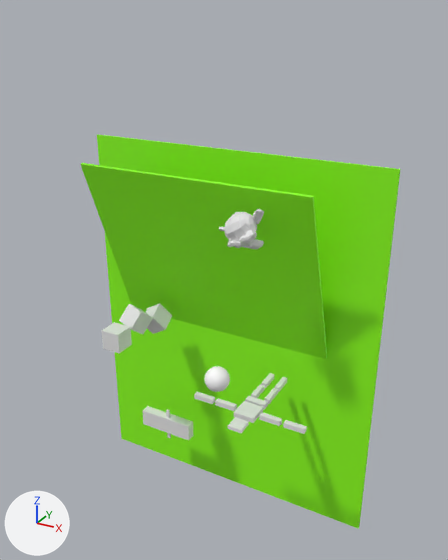
A saved change to the glTF model assets/game.glb.
Both versions are drawn from a 50 mm camera at (27.3, -50.6, 31.7) aimed at (1.9, -4.5, 8.7). The axes (+X, +Y, +Z) are drawn at lower left. The lights are the same throughout. Where no turn or scale is listed for an object, it has been applied to the vertices.

Script lines for the objects in view, before the commit:
```python
ob_ground = bpy.data.objects.new('ground', me_cube)
ob_ground.location = (-0.24, 0.73, -0.02)
ob_ground.scale = (15.8, 0.13, 19.5)
ob_ground_001 = bpy.data.objects.new('ground.001', me_cube)
ob_ground_001.location = (-1.1, -2.55, 9.07)
ob_ground_001.rotation_euler = (0.349, 0.0, 0.0)  # degrees (20, 0, 0)
ob_ground_001.scale = (11.7, 0.13, 9.67)
ob_player = bpy.data.objects.new('player', me_sphere)
ob_player.location = (6.7, -14.31, 4.95)
ob_player.rotation_euler = (1.082, -1.341, 0.971)  # degrees (62, -77, 56)
ob_pole_1_001 = bpy.data.objects.new('pole_1.001', me_cube_001)
ob_pole_1_001.location = (-7.77, -8.68, 2.07)
ob_pole_1_001.rotation_euler = (3.14, -0.00375, 0.0)  # degrees (180, -0.2, 0)
ob_pole_1_002 = bpy.data.objects.new('pole_1.002', me_cube_001)
ob_pole_1_002.location = (-7.54, -5.76, 2.84)
ob_pole_1_002.rotation_euler = (0.68, -3.022, -0.286)  # degrees (39, -173, -16)
ob_pole_1_003 = bpy.data.objects.new('pole_1.003', me_cube_001)
ob_pole_1_003.location = (-7.04, -2.93, 1.74)
ob_pole_1_003.rotation_euler = (2.024, -0.539, -0.0666)  # degrees (116, -31, -3.8)
ob_suzanne = bpy.data.objects.new('Suzanne', me_suzanne)
ob_suzanne.location = (5.62, -7.67, 15.03)
ob_suzanne.rotation_euler = (-0.567, -0.54, -0.0809)  # degrees (-32, -31, -4.6)
ob_suzanne.scale = (1.69, 1.69, 1.69)
# also in view: 'hinge_body' at (-5.5, -3.9, -10.4)
```
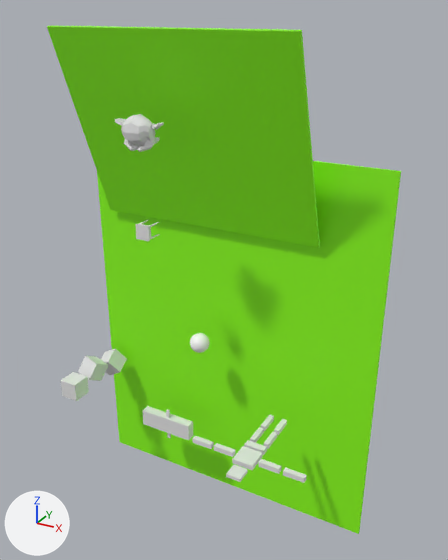
Diff of the bpy script that builds the scene:
```diff
--- a/assets/game.glb.py
+++ b/assets/game.glb.py
@@ me_nightstand_024 @@
+me_nightstand_024.from_pydata(...)  # 291 vertices, 470 faces; spans x -0.73..0.72, y -1.77..0.0, z -0.74..0.72
@@ ob_ground @@
 ob_ground = bpy.data.objects.new('ground', me_cube)
-ob_ground.location = (-0.24, 0.73, -0.02)
+ob_ground.location = (0.0, 0.0, 0.0)
 ob_ground.scale = (15.8, 0.13, 19.5)
@@ ob_suzanne @@
 ob_suzanne = bpy.data.objects.new('Suzanne', me_suzanne)
-ob_suzanne.location = (5.62, -7.67, 15.03)
-ob_suzanne.rotation_euler = (-0.567, -0.54, -0.0809)  # degrees (-32, -31, -4.6)
+ob_suzanne.location = (-3.35, -8.74, 22.45)
 ob_suzanne.scale = (1.69, 1.69, 1.69)
@@ ob_ground_001 @@
 ob_ground_001 = bpy.data.objects.new('ground.001', me_cube)
-ob_ground_001.location = (-1.1, -2.55, 9.07)
+ob_ground_001.location = (-2.16, -3.95, 21.16)
 ob_ground_001.rotation_euler = (0.349, 0.0, 0.0)  # degrees (20, 0, 0)
@@ ob_pole_1_001 @@
 ob_pole_1_001 = bpy.data.objects.new('pole_1.001', me_cube_001)
-ob_pole_1_001.location = (-7.77, -8.68, 2.07)
+ob_pole_1_001.location = (-14.75, -7.99, -6.17)
 ob_pole_1_001.rotation_euler = (3.14, -0.00375, 0.0)  # degrees (180, -0.2, 0)
@@ ob_pole_1_002 @@
 ob_pole_1_002 = bpy.data.objects.new('pole_1.002', me_cube_001)
-ob_pole_1_002.location = (-7.54, -5.76, 2.84)
-ob_pole_1_002.rotation_euler = (0.68, -3.022, -0.286)  # degrees (39, -173, -16)
+ob_pole_1_002.location = (-14.52, -5.07, -5.39)
+ob_pole_1_002.rotation_euler = (0.536, -2.987, -0.201)  # degrees (31, -171, -12)
@@ ob_pole_1_003 @@
 ob_pole_1_003 = bpy.data.objects.new('pole_1.003', me_cube_001)
-ob_pole_1_003.location = (-7.04, -2.93, 1.74)
+ob_pole_1_003.location = (-14.22, -2.09, -6.07)
 ob_pole_1_003.rotation_euler = (2.024, -0.539, -0.0666)  # degrees (116, -31, -3.8)
@@ ob_painted_wooden_nightstand @@
+ob_painted_wooden_nightstand = bpy.data.objects.new('painted_wooden_nightstand', me_nightstand_024)
+ob_painted_wooden_nightstand.location = (-4.68, -5.97, 13.16)
```

What differs and where, as boxes [x1, y1, x2, y2] in the pictures (448 x 560 px):
'ground', moved
    before: [97, 134, 401, 529]
    after: [97, 161, 401, 534]
'ground.001', moved
    before: [80, 163, 327, 359]
    after: [47, 26, 320, 247]
'Suzanne', moved, turned
    before: [219, 209, 264, 249]
    after: [115, 114, 164, 152]
'pole_1.001', moved
    before: [102, 322, 132, 354]
    after: [60, 372, 89, 401]
'pole_1.002', moved, turned
    before: [119, 304, 153, 334]
    after: [78, 356, 108, 381]
'pole_1.003', moved
    before: [146, 303, 172, 334]
    after: [101, 349, 127, 375]
'painted_wooden_nightstand', added
    after: [135, 220, 160, 241]
